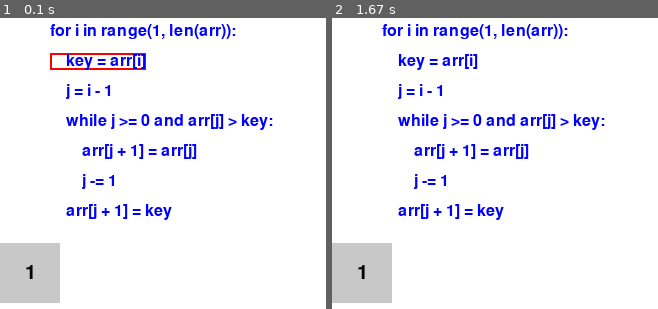
Above: before the commit, frames 1-2 (left to right).
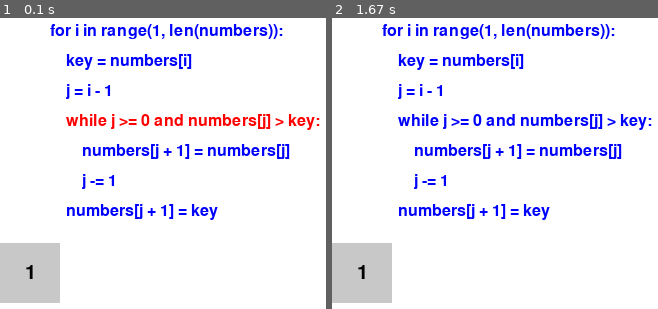
Above: after the commit, the same moments.

Repository: qalokoz/SimulationsPygame
Game: pygame game, started from insertionsort.py
Two runs of this game, one before a commit and one after it. Both use one fixed random seed, a clock stepped at 60 frames per second and the inputs below.
Inputs:
- Up to frame 1 (0.1 s): type "1 (at the terminal prompt)" at 0 s
- Up to frame 2 (1.67 s): tap Space at 0.33 s

The runs differ from the first frame. In frame 1, 6.2% of the frame differs, in the area x 15-99%, y 2-70%; in frame 2, 5.0%.

Commit message:
update modularized

Diff:
--- a/insertionsort.py
+++ b/insertionsort.py
@@ -1,7 +1,9 @@
 import pygame
-# the width and height dimensions
+
+# # the width and height dimensions
 WIDTH = 800
 HEIGHT = 600
+
 # colors required
 BACKGROUND_COLOR = (255, 255, 255)
 BOX_COLOR = (200, 200, 200)
@@ -11,79 +13,87 @@
 CODE_COLOR = (0, 0, 255)
 HIGHLIGHTED_CODE_COLOR = (255, 0, 0)
 
-# Insertion Sort algorithm to sort the numbers
-# we will use this function for simulatiuon purpose
-def insertion_sort(arr):
-    for i in range(1, len(arr)):
-        key = arr[i]
-        j = i - 1
-        while j >= 0 and arr[j] > key:
-            arr[j + 1] = arr[j]
-            j -= 1
-        arr[j + 1] = key
-
+# Initialize Pygame
 pygame.init()
 window = pygame.display.set_mode((WIDTH, HEIGHT))
 pygame.display.set_caption("Insertion Sort Visualization")
 
 font = pygame.font.SysFont(None, 30)
 code_font = pygame.font.SysFont(None, 24)
+
 clock = pygame.time.Clock()
-user_input = input("Enter a list of integers separated by commas: ")
-numbers = list(map(int, user_input.split(",")))
 
-box_size = 60
-box_spacing = 20
-current_index = 1
-key_index = 1
-sorting_done = False
+# get the user input
+def get_user_input():
+    user_input = input("Enter a list of integers separated by commas: ")
+    numbers = list(map(int, user_input.split(",")))
+    return numbers
 
-running = True
-while running:
-    for event in pygame.event.get():
-        if event.type == pygame.QUIT:
-            running = False
-        elif event.type == pygame.KEYDOWN and event.key == pygame.K_SPACE:
-            if not sorting_done:
-                if current_index < len(numbers):
-                    if key_index > 0 and numbers[key_index - 1] > numbers[key_index]:
-                        numbers[key_index], numbers[key_index - 1] = numbers[key_index - 1], numbers[key_index]
-                        key_index -= 1
+# Insertion Sort algorithm to sort the numbers
+# we will use this function for simulatiuon purpose
+def insertion_sort(numbers):
+    for i in range(1, len(numbers)):
+        key = numbers[i]
+        j = i - 1
+        while j >= 0 and numbers[j] > key:
+            numbers[j + 1] = numbers[j]
+            j -= 1
+        numbers[j + 1] = key
+
+def game_loop(numbers):
+    current_index = 1
+    key_index = 1
+    sorting_done = False
+
+    while True:
+        for event in pygame.event.get():
+            if event.type == pygame.QUIT:
+                pygame.quit()
+                return
+            elif event.type == pygame.KEYDOWN and event.key == pygame.K_SPACE:
+                if not sorting_done:
+                    if current_index < len(numbers):
+                        if key_index > 0 and numbers[key_index - 1] > numbers[key_index]:
+                            numbers[key_index], numbers[key_index - 1] = numbers[key_index - 1], numbers[key_index]
+                            key_index -= 1
+                        else:
+                            current_index += 1
+                            key_index = current_index
                     else:
-                        current_index += 1
-                        key_index = current_index
-                else:
-                    insertion_sort(numbers)
-                    sorting_done = True
+                        insertion_sort(numbers)
+                        sorting_done = True
 
+        render_window(numbers, current_index, key_index, sorting_done)
+        clock.tick(60)
+
+# game window
+def render_window(numbers, current_index, key_index, sorting_done):
     window.fill(BACKGROUND_COLOR)
 
-    # boxes with the numbers
+    box_size = 60
+    box_spacing = 10
+
     for i, number in enumerate(numbers):
         x = (box_size + box_spacing) * i
         y = HEIGHT // 2 - box_size // 2
         box_rect = pygame.Rect(x, y, box_size, box_size)
         pygame.draw.rect(window, BOX_COLOR, box_rect)
-
         number_text = font.render(str(number), True, TEXT_COLOR)
         text_rect = number_text.get_rect(center=box_rect.center)
         window.blit(number_text, text_rect)
-
-        # Highlight
         if i == current_index:
             pygame.draw.rect(window, SELECTED_COLOR, box_rect, 4)
         elif i == key_index:
             pygame.draw.rect(window, SWAPPED_COLOR, box_rect, 4)
 
-    # Display code
     code_lines = [
-        "for i in range(1, len(arr)):",
-        "    key = arr[i]",
+        "for i in range(1, len(numbers)):",
+        "    key = numbers[i]",
         "    j = i - 1",
-        "    while j >= 0 and arr[j] > key:",
-        "        arr[j + 1] = arr[j]",
+        "    while j >= 0 and numbers[j] > key:",
+        "        numbers[j + 1] = numbers[j]",
         "        j -= 1",
-        "    arr[j + 1] = key"
+        "    numbers[j + 1] = key"
     ]
 
     code_x = 50
@@ -93,12 +103,16 @@
         code_text = code_font.render(line, True, CODE_COLOR)
         code_rect = code_text.get_rect(x=code_x, y=code_y + i * 30)
 
-        if not sorting_done and i == current_index:
-            pygame.draw.rect(window, HIGHLIGHTED_CODE_COLOR, code_rect, 2)
+        if not sorting_done and i == 3:
+            code_text = code_font.render(line, True, HIGHLIGHTED_CODE_COLOR)
 
         window.blit(code_text, code_rect)
 
     pygame.display.flip()
-    clock.tick(60)
 
-pygame.quit()
+def main():
+    numbers = get_user_input()
+    game_loop(numbers)
+
+if __name__ == "__main__":
+    main()
